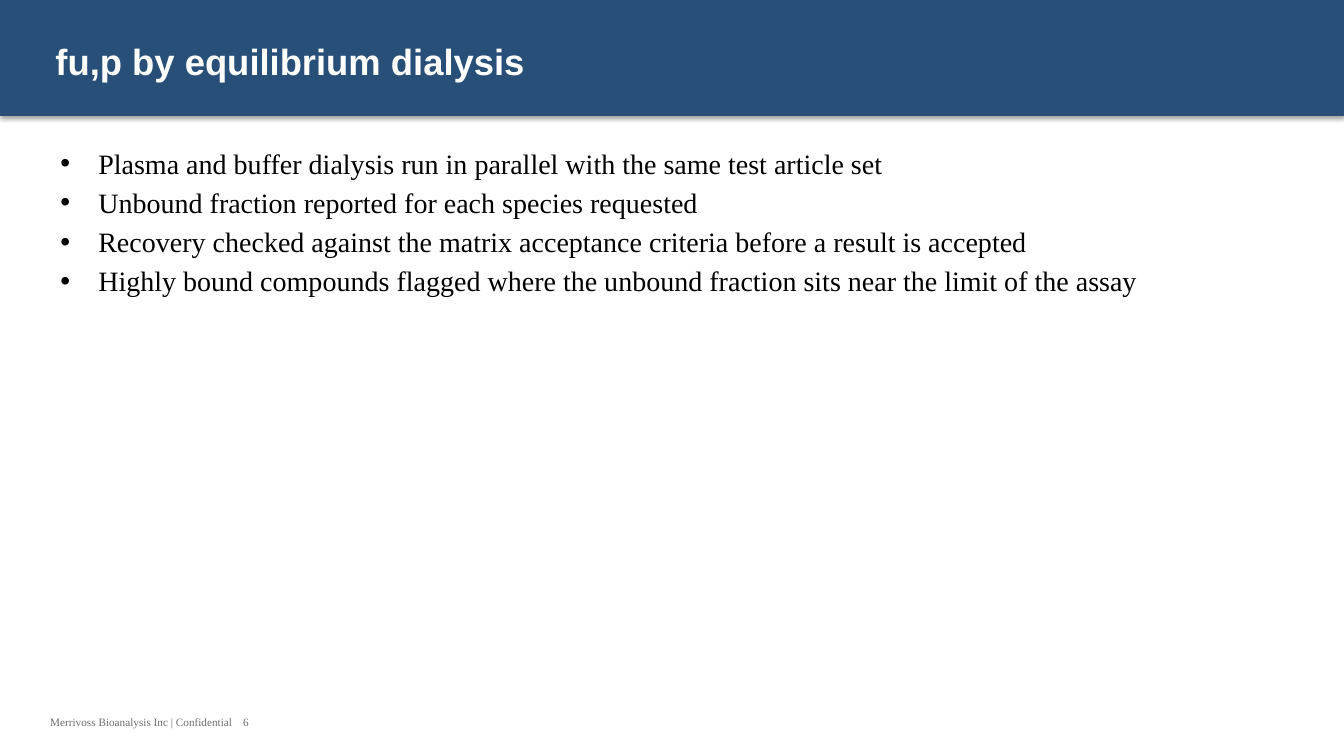
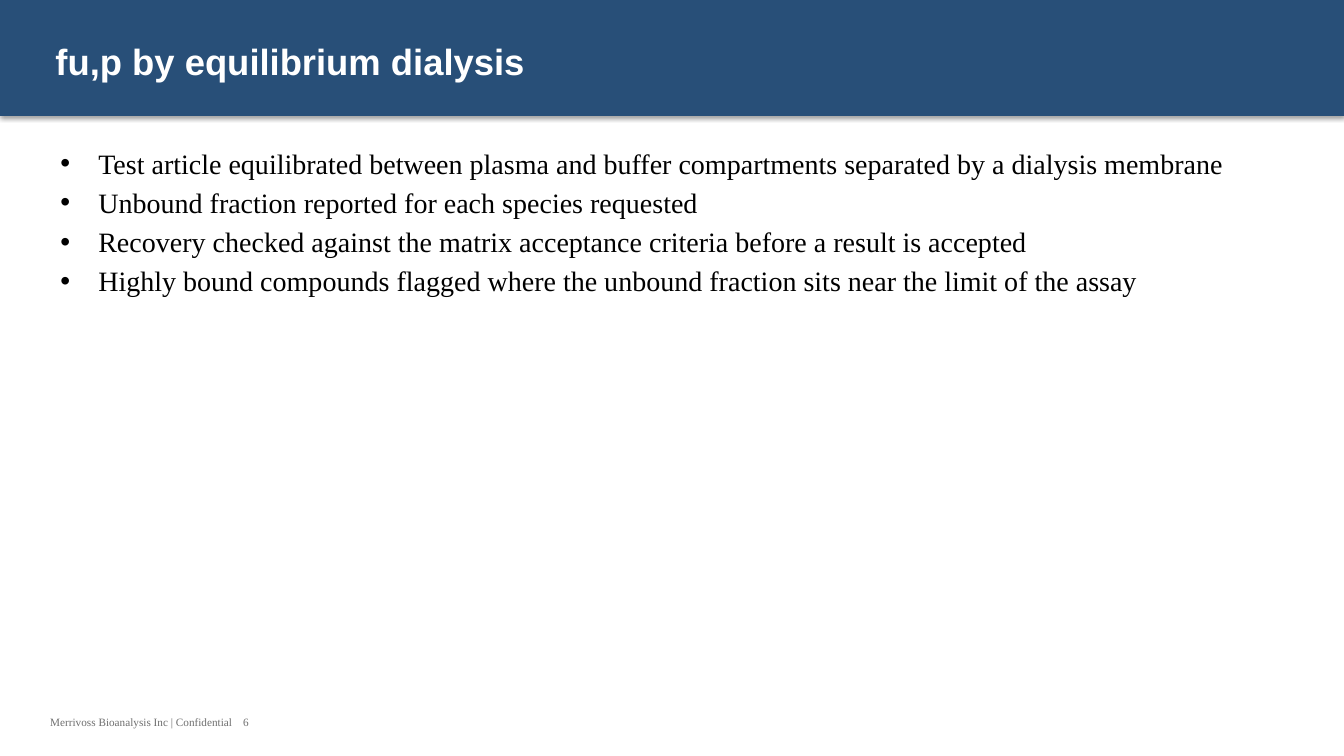
Before and after one commit to 60xAI/portco-mock-dataset, a slide deck: slide 6 of output/archive/Archive/Users/mrinalvesi_old_laptop/DMPK/Working/Copy of DMPK_Capabilities_081417.pptx. Drawn at 1344x756 pixels with LibreOffice and Linux fonts; fonts in the diff are those of the drawing. Boxes give left, top, right and bottom in pixels: in the first picture for what was removed or moved away, otherwise in the second. Text is boxed around its words. In the diff, an @@ line names an element or a change of style, - is before the commit and + after.

```diff
--- a/output/archive/Archive/Users/mrinalvesi_old_laptop/DMPK/Working/Copy of DMPK_Capabilities_081417.pptx
+++ b/output/archive/Archive/Users/mrinalvesi_old_laptop/DMPK/Working/Copy of DMPK_Capabilities_081417.pptx
@@ text at (x1=98, y1=154, x2=1222, y2=179): text changed @@
-• Plasma and buffer dialysis run in parallel with the same test article set
+• Test article equilibrated between plasma and buffer compartments separated by a dialysis membrane
```
Also in this commit, not shown: 4 other slides changed, 1 other file.
